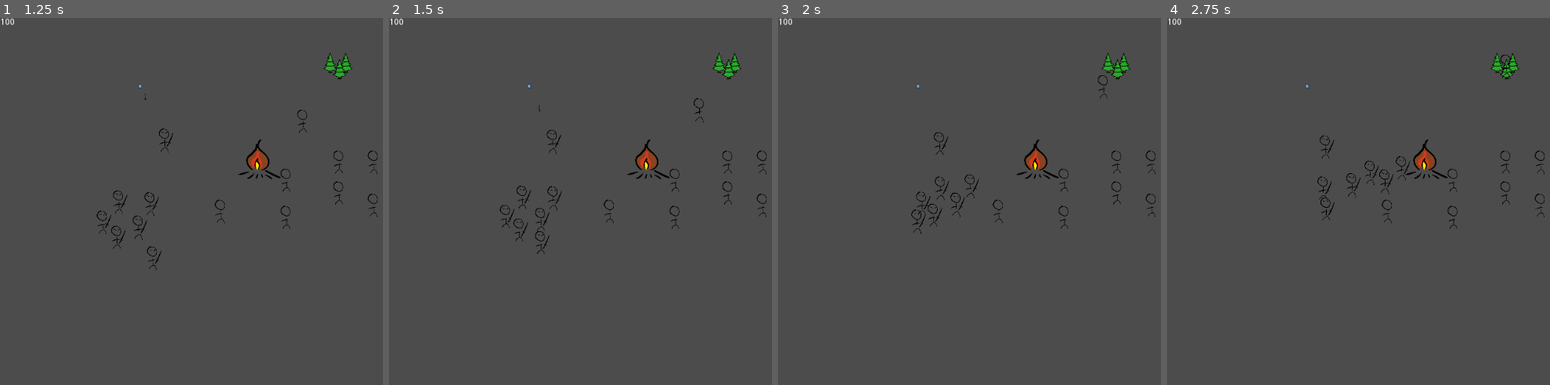
Above: before the commit, frames 1-4 (left to right).
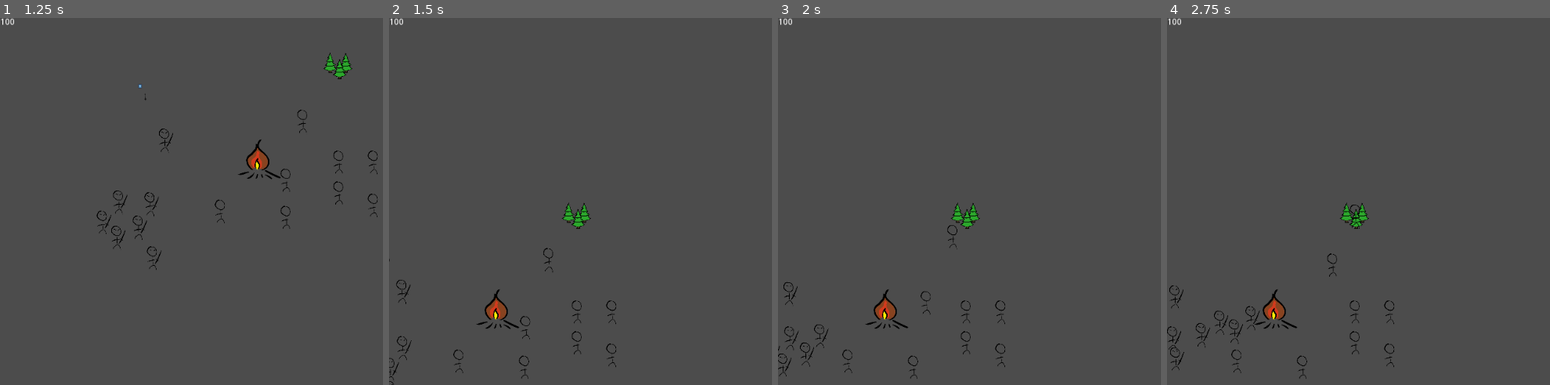
Above: after the commit, the same moments.

Repository: fedzel/pimi-tdogotit
Game: Godot game, scene res://Scenes/World.tscn
The game is run twice, just before and just after one commit, with the same random seed, the same clock (stepped at 60 frames per second) and the same inputs. The engine's default icon, where the game draws it, is replaced by a stand-in: a white triangle on a blue panel in a dark square.
Inputs (mouse positions are in pixels of both pictures, inside the frame that each line leads up to):
- Up to frame 1 (1.25 s): move the mouse to (337, 69) at 0.52 s; hold Middle mouse button (middle_mouse_button, bound only after … from 0.53 s (still down); click (337, 69) at 0.67 s
- Up to frame 2 (1.5 s): move the mouse to (576, 219) at 1.27 s; release Middle mouse button (middle_mouse_button, bound only after … at 1.28 s; tap Middle mouse button (middle_mouse_button, bound only after … at 1.35 s; click (576, 219) at 1.42 s
- Up to frame 3 (2 s): no input
- Up to frame 4 (2.75 s): move the mouse to (1542, 120) at 2.02 s; hold Middle mouse button (middle_mouse_button, bound only after … from 2.03 s (still down); click (1542, 120) at 2.17 s

Frame 1 is identical in both runs. In frame 2, 2.2% of the frame differs, in the area x 0-99%, y 9-100%; in frame 3, 2.3%; in frame 4, 2.4%, in the area x 0-99%, y 9-99%.

Commit message:
Camera
Camera

Diff:
--- a/Scenes/World.tscn
+++ b/Scenes/World.tscn
@@ -1,72 +1,78 @@
-[gd_scene load_steps=10 format=2]
+[gd_scene load_steps=11 format=2]
 
 [ext_resource path="res://Scripts/World.gd" type="Script" id=1]
-[ext_resource path="res://Scenes/UI.tscn" type="PackedScene" id=2]
-[ext_resource path="res://Scenes/Enemy.tscn" type="PackedScene" id=3]
-[ext_resource path="res://Scenes/Bonfire.tscn" type="PackedScene" id=4]
-[ext_resource path="res://Scenes/Tower.tscn" type="PackedScene" id=5]
-[ext_resource path="res://Scenes/Tree.tscn" type="PackedScene" id=6]
-[ext_resource path="res://Scenes/Villager.tscn" type="PackedScene" id=7]
-[ext_resource path="res://Scenes/ExtinguisherEnemy.tscn" type="PackedScene" id=8]
-[ext_resource path="res://Scenes/SaboteurEnemy.tscn" type="PackedScene" id=9]
+[ext_resource path="res://Scenes/Enemy.tscn" type="PackedScene" id=2]
+[ext_resource path="res://Scenes/Bonfire.tscn" type="PackedScene" id=3]
+[ext_resource path="res://Scenes/Tower.tscn" type="PackedScene" id=4]
+[ext_resource path="res://Scenes/Tree.tscn" type="PackedScene" id=5]
+[ext_resource path="res://Scenes/Villager.tscn" type="PackedScene" id=6]
+[ext_resource path="res://Scenes/ExtinguisherEnemy.tscn" type="PackedScene" id=7]
+[ext_resource path="res://Scenes/SaboteurEnemy.tscn" type="PackedScene" id=8]
+[ext_resource path="res://Scripts/Camera2D.gd" type="Script" id=9]
+[ext_resource path="res://Scenes/UI.tscn" type="PackedScene" id=10]
 
 [node name="Node2D" type="Node2D"]
 script = ExtResource( 1 )
 
-[node name="Control" parent="." instance=ExtResource( 2 )]
-
-[node name="Enemy" parent="." instance=ExtResource( 3 )]
+[node name="Enemy" parent="." instance=ExtResource( 2 )]
 position = Vector2( 276.847, 194.358 )
 
-[node name="Bonfire" parent="." instance=ExtResource( 4 )]
+[node name="Bonfire" parent="." instance=ExtResource( 3 )]
 position = Vector2( 422.187, 232.103 )
 collision_layer = 1
 collision_mask = 1
 
-[node name="Tower" parent="." instance=ExtResource( 5 )]
+[node name="Tower" parent="." instance=ExtResource( 4 )]
 position = Vector2( 228.914, 111.364 )
 
-[node name="Woods" parent="." instance=ExtResource( 6 )]
+[node name="Woods" parent="." instance=ExtResource( 5 )]
 position = Vector2( 553.245, 83.0368 )
 
-[node name="Villager2" parent="." instance=ExtResource( 7 )]
+[node name="Villager2" parent="." instance=ExtResource( 6 )]
 position = Vector2( 467.207, 214.095 )
 
-[node name="Villager" parent="." instance=ExtResource( 7 )]
+[node name="Villager" parent="." instance=ExtResource( 6 )]
 position = Vector2( 467.207, 269.119 )
 
-[node name="Villager3" parent="." instance=ExtResource( 7 )]
+[node name="Villager3" parent="." instance=ExtResource( 6 )]
 position = Vector2( 553.245, 239.695 )
 
-[node name="Villager4" parent="." instance=ExtResource( 7 )]
+[node name="Villager4" parent="." instance=ExtResource( 6 )]
 position = Vector2( 610, 239.695 )
 
-[node name="Villager5" parent="." instance=ExtResource( 7 )]
+[node name="Villager5" parent="." instance=ExtResource( 6 )]
 position = Vector2( 553.245, 290 )
 
-[node name="Villager6" parent="." instance=ExtResource( 7 )]
+[node name="Villager6" parent="." instance=ExtResource( 6 )]
 position = Vector2( 610, 310 )
 
-[node name="Villager7" parent="." instance=ExtResource( 7 )]
+[node name="Villager7" parent="." instance=ExtResource( 6 )]
 position = Vector2( 467.207, 330 )
 
-[node name="Villager8" parent="." instance=ExtResource( 7 )]
+[node name="Villager8" parent="." instance=ExtResource( 6 )]
 position = Vector2( 360, 320 )
 
-[node name="Extinguisher" parent="." instance=ExtResource( 8 )]
+[node name="Extinguisher" parent="." instance=ExtResource( 7 )]
 position = Vector2( 51.5573, 385.648 )
 
-[node name="Extinguisher2" parent="." instance=ExtResource( 8 )]
+[node name="Extinguisher2" parent="." instance=ExtResource( 7 )]
 position = Vector2( 81.4605, 423.801 )
 
-[node name="Extinguisher3" parent="." instance=ExtResource( 8 )]
+[node name="Extinguisher3" parent="." instance=ExtResource( 7 )]
 position = Vector2( 129.924, 356.776 )
 
-[node name="Extinguisher4" parent="." instance=ExtResource( 8 )]
+[node name="Extinguisher4" parent="." instance=ExtResource( 7 )]
 position = Vector2( 117.551, 408.334 )
 
-[node name="Extinguisher5" parent="." instance=ExtResource( 8 )]
+[node name="Extinguisher5" parent="." instance=ExtResource( 7 )]
 position = Vector2( 74.2425, 342.34 )
 
-[node name="Saboteur" parent="." instance=ExtResource( 9 )]
+[node name="Saboteur" parent="." instance=ExtResource( 8 )]
 position = Vector2( 257.786, 520.729 )
+
+[node name="Camera2D" type="Camera2D" parent="."]
+anchor_mode = 0
+current = true
+script = ExtResource( 9 )
+
+[node name="Control" parent="Camera2D" instance=ExtResource( 10 )]
--- /dev/null
+++ b/Scripts/Camera2D.gd
@@ -0,0 +1,13 @@
+extends Camera2D
+
+var mouse_captured = false
+
+var pan_speed = 400
+
+func _unhandled_input(event):
+	if event.is_action_pressed("middle_mouse_button"):
+		mouse_captured = true
+	elif event.is_action_released("middle_mouse_button"):
+		mouse_captured = false
+	if mouse_captured && event is InputEventMouseMotion:
+		position -= event.relative * zoom
--- a/project.godot
+++ b/project.godot
@@ -79,6 +79,14 @@
 TaskList="*res://Scripts/Global/TaskList.gd"
 BuildingList="*res://Scripts/Global/BuildingList.gd"
 
+[input]
+
+middle_mouse_button={
+"deadzone": 0.5,
+"events": [ Object(InputEventMouseButton,"resource_local_to_scene":false,"resource_name":"","device":0,"alt":false,"shift":false,"control":false,"meta":false,"command":false,"button_mask":0,"position":Vector2( 0, 0 ),"global_position":Vector2( 0, 0 ),"factor":1.0,"button_index":3,"pressed":false,"doubleclick":false,"script":null)
+ ]
+}
+
 [layer_names]
 
 2d_render/layer_1="Enemies"
